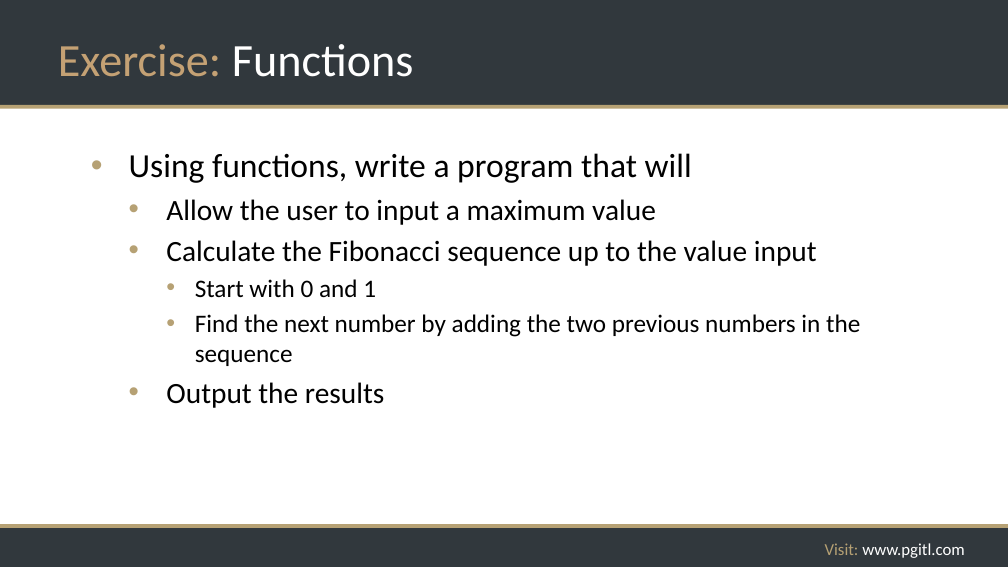
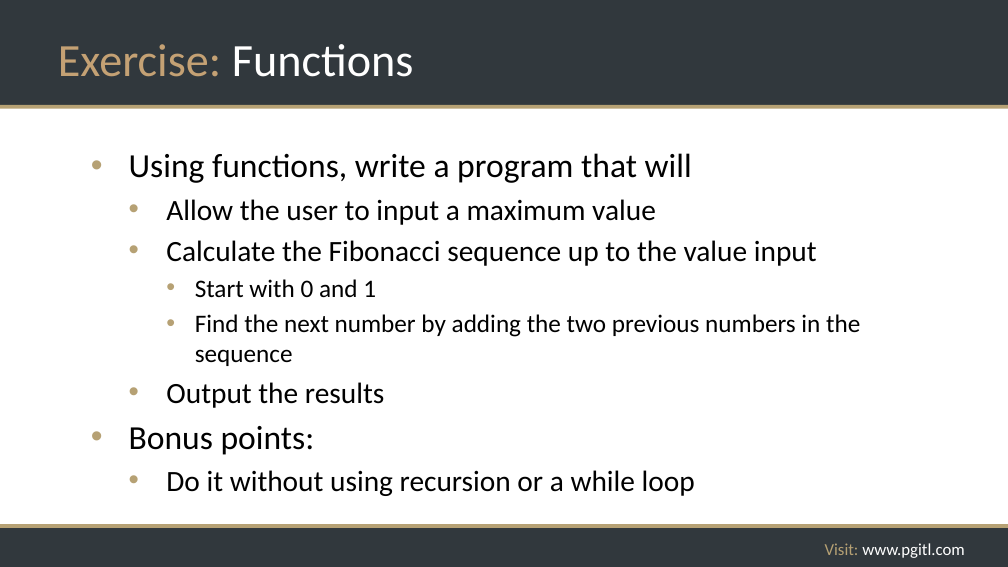
Before and after one commit to rikkouri/project-a, a slide deck: slide 120 of Programming Foundations.pptx. Drawn at 1008x567 pixels with LibreOffice and Linux fonts; fonts in the diff are those of the drawing; background and template pictures are left out. Boxes give left, top, right and bottom in pixels: in the first picture for what was removed or moved away, otherwise in the second. Text is boxed around its words. In the diff, an @@ line names an element or a change of style, - is before the commit and + after.

```diff
--- a/Programming Foundations.pptx
+++ b/Programming Foundations.pptx
@@ text at bbox=[129, 426, 695, 496]: paragraphs added @@
+• Bonus points:
+  • Do it without using recursion or a while loop
```
Also in this commit, not shown: 4 other slides changed, 1 slide added, 2 other files.
